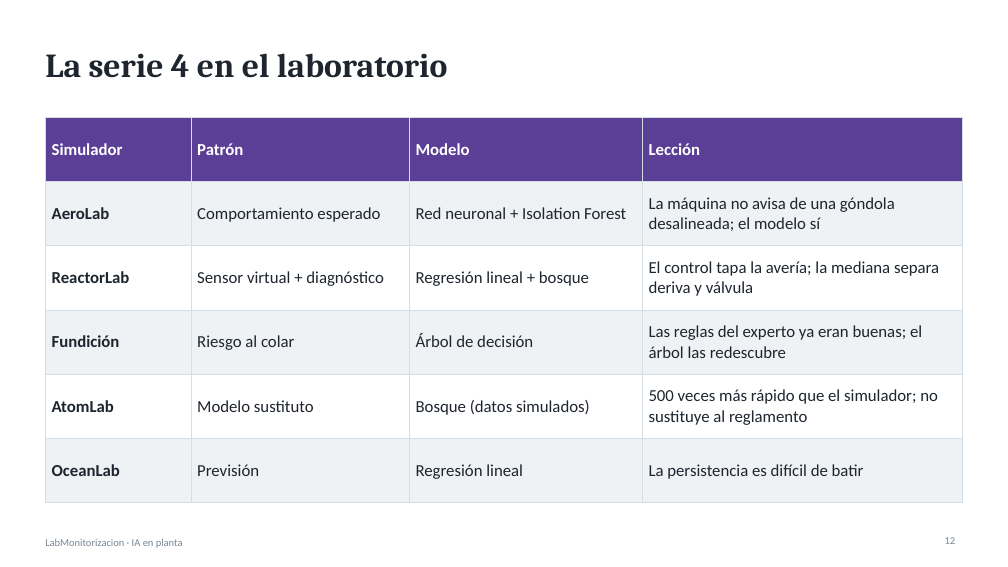
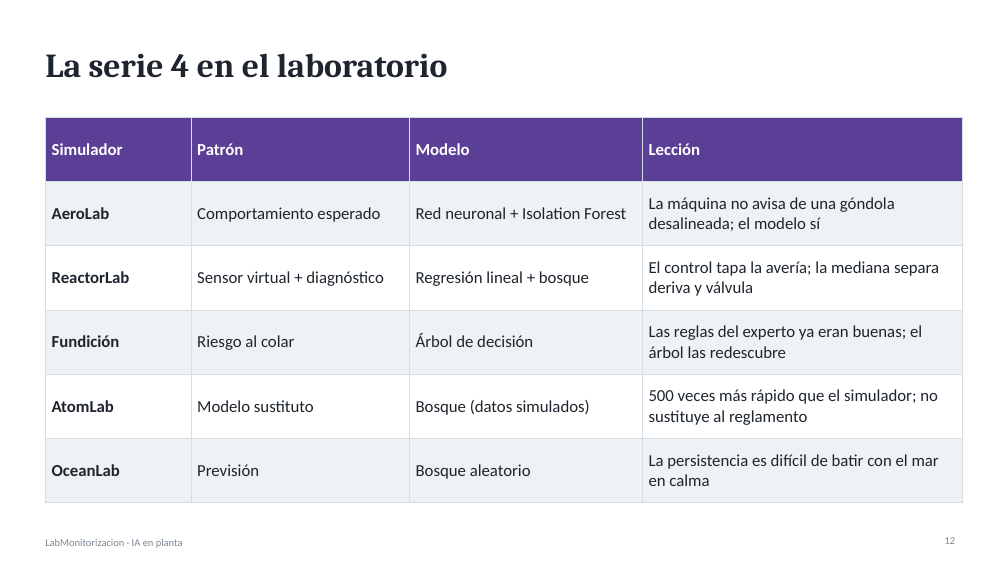
Before and after one commit to gbellido-dev/LabMonitorizacion, a slide deck: slide 12 of docs/presentaciones/07_IA_en_planta.pptx. Drawn at 1008x567 pixels with LibreOffice and Linux fonts; fonts in the diff are those of the drawing. Boxes give left, top, right and bottom in pixels: in the first picture for what was removed or moved away, otherwise in the second. Text is boxed around its words. In the diff, an @@ line names an element or a change of style, - is before the commit and + after.

```diff
--- a/docs/presentaciones/07_IA_en_planta.pptx
+++ b/docs/presentaciones/07_IA_en_planta.pptx
@@ table at <box>45,117,963,490</box> @@
-row 6, column 3: Regresión lineal
+row 6, column 3: Bosque aleatorio
-row 6, column 4: La persistencia es difícil de batir
+row 6, column 4: La persistencia es difícil de batir con el mar en calma
```
Also in this commit, not shown: 1 other slide changed, 12 other files.
